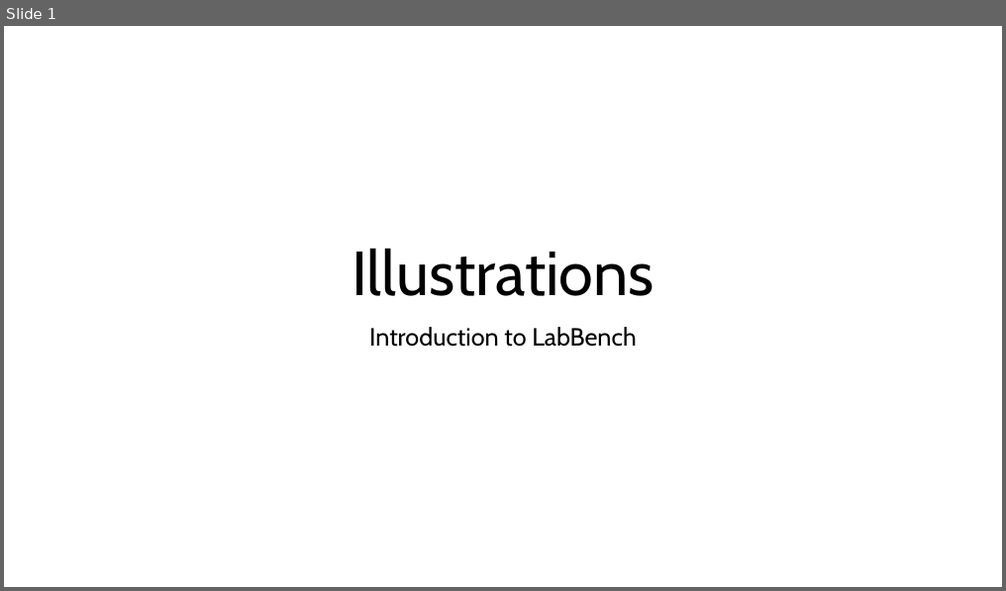
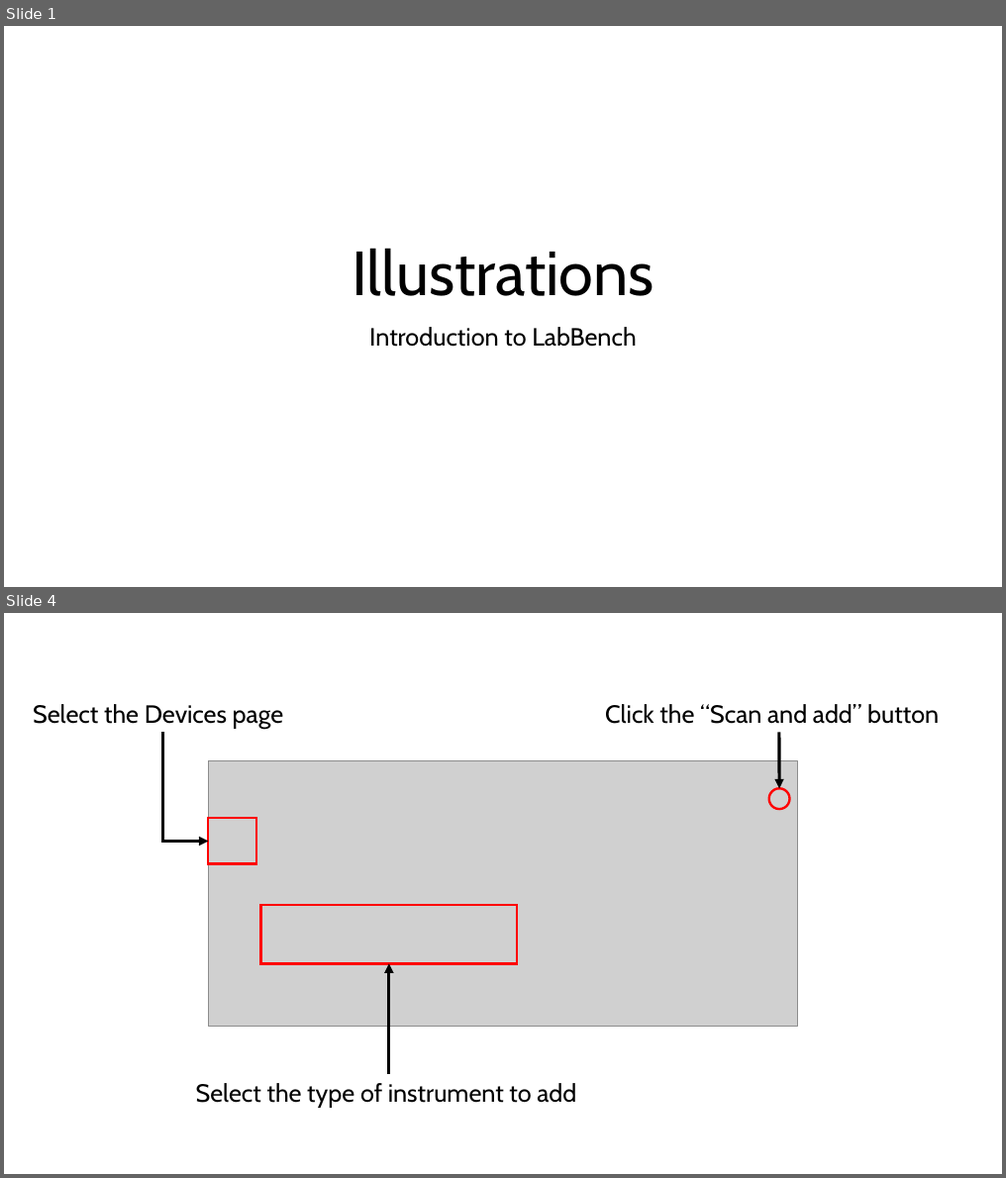
Before and after one commit to LabBench-Society/Protocols, a slide deck: introdemo/Illustrations/Illustrations (Introduction to LabBench).pptx. Shown one above the other, each under a label of ours: slide 1 before the commit, slides 1 and 4 after it; the slides between them are not shown. The pictures are 1006x591 and 1006x1178 pixels, drawn with LibreOffice and Linux fonts; fonts in the diff are those of the drawing; grey boxes stand for pictures. Boxes give left, top, right and bottom in pixels: in the first picture for what was removed or moved away, otherwise in the second. Text is boxed around its words. In the diff, an @@ line names an element or a change of style, - is before the commit and + after.

```diff
--- a/introdemo/Illustrations/Illustrations (Introduction to LabBench).pptx
+++ b/introdemo/Illustrations/Illustrations (Introduction to LabBench).pptx
@@ slide 4 added at bbox=[4, 613, 1002, 1174], background #FFFFFF @@
@@ text added at bbox=[33, 704, 284, 729], 24 pt, text #000000 @@
+Select the Devices page
@@ text added at bbox=[605, 704, 939, 724], 24 pt, text #000000 @@
+Click the “Scan and add” button
@@ elbow arrow added from (162, 732) to (208, 842), #000000 3 pt @@
@@ picture added at bbox=[208, 761, 798, 1026] @@
@@ arrow added from (779, 732) to (779, 789), #000000 3 pt @@
@@ ellipse added at bbox=[769, 789, 790, 810], outline #FF0000 2.25 pt @@
@@ rectangle added at bbox=[208, 818, 257, 863], outline #FF0000 2.25 pt @@
@@ rectangle added at bbox=[260, 905, 517, 964], outline #FF0000 2.25 pt @@
@@ arrow added from (389, 1074) to (389, 964), #000000 3 pt @@
@@ text added at bbox=[196, 1083, 576, 1108], 24 pt, text #000000 @@
+Select the type of instrument to add
```
Also in this commit, not shown: 4 other slides added, 1 slide removed, 1 other file.
